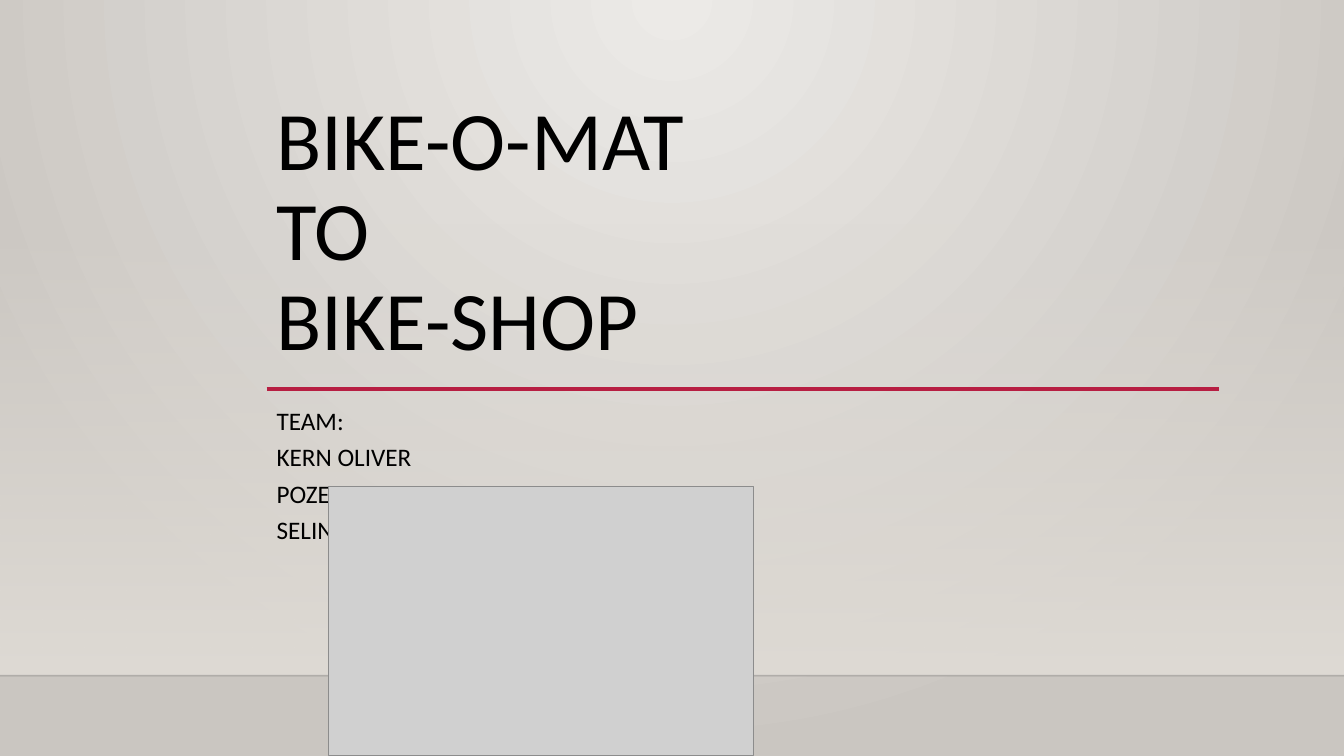
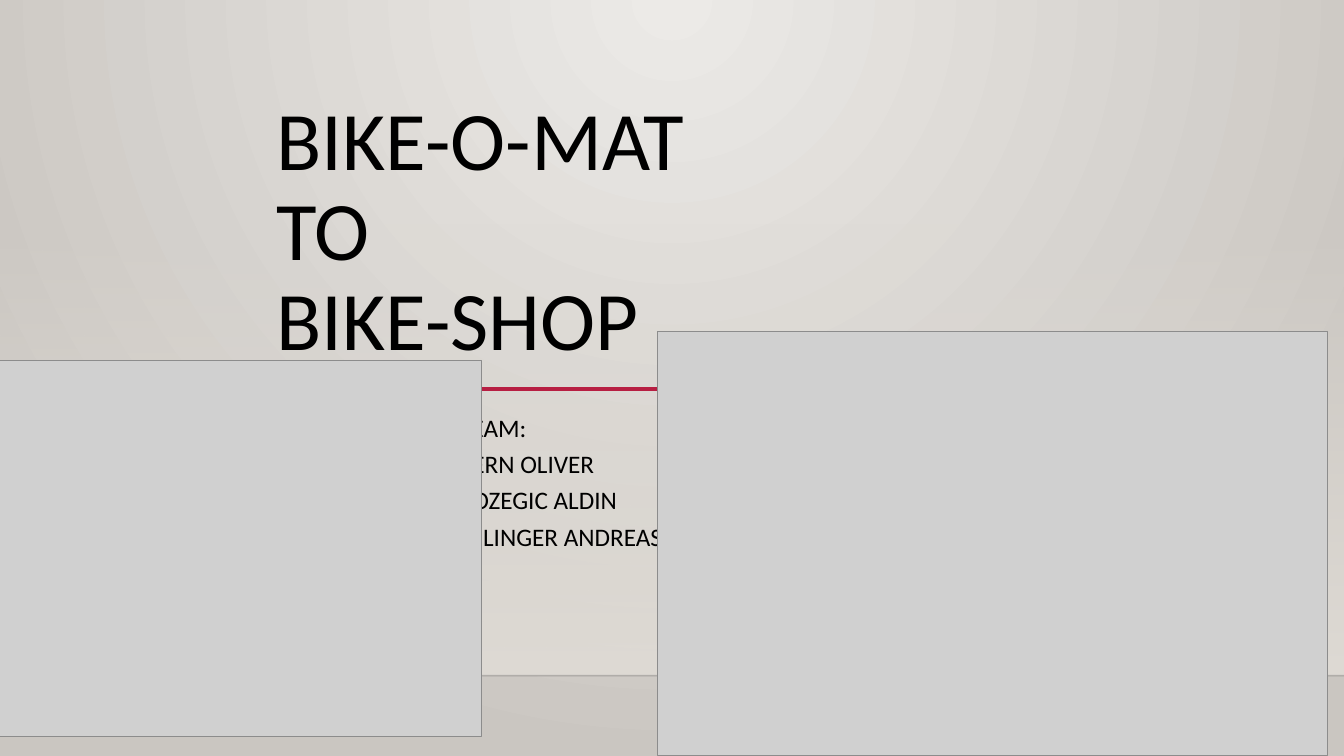
Before and after one commit to AndiSelinger/Bike-Shop, a slide deck: slide 1 of projectfiles/Präsentation/Bike-ShopPräsentation.pptx. Drawn at 1344x756 pixels with LibreOffice and Linux fonts; fonts in the diff are those of the drawing; grey boxes stand for pictures; background and template pictures are left out. Boxes give left, top, right and bottom in pixels: in the first picture for what was removed or moved away, otherwise in the second. Text is boxed around its words. In the diff, an @@ line names an element or a change of style, - is before the commit and + after.

Commit message:
updated presentation

```diff
--- a/projectfiles/Präsentation/Bike-ShopPräsentation.pptx
+++ b/projectfiles/Präsentation/Bike-ShopPräsentation.pptx
@@ picture added at bbox=[657, 332, 1328, 756] @@
@@ picture: place and size @@
-picture at bbox=[329, 487, 754, 756]
+picture at bbox=[0, 360, 482, 737]
@@ subtitle "TEAM: KERN OLIVER POZEGIC ALDIN ..." rewrapped from bbox=[277, 414, 434, 545] to bbox=[459, 416, 662, 552] @@
```
Also in this commit, not shown: 10 slides added, 1 slide removed, 1 other file.
